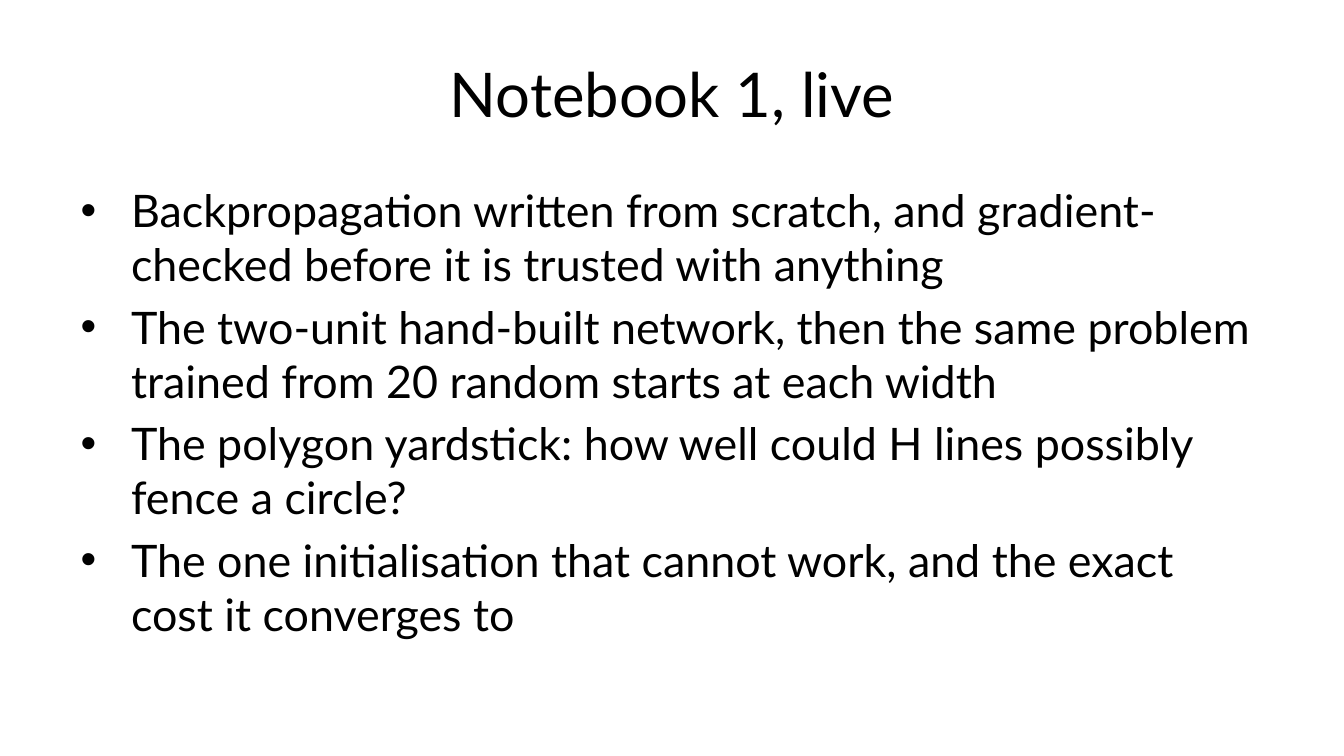
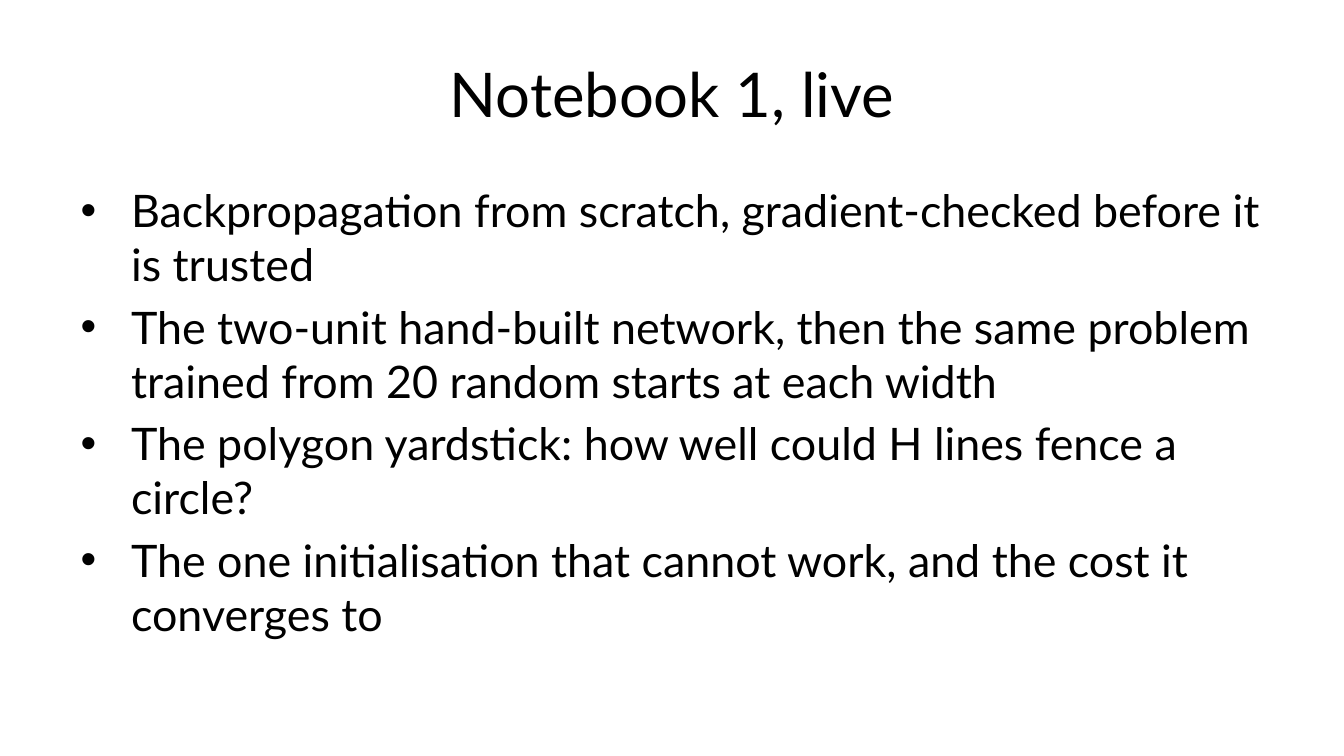
Before and after one commit to fabioantonini/technologies-for-artificial-intelligence, a slide deck: slide 40 of Lessons/09_neural_networks/Slides/neural_networks_slides.pptx. Drawn at 1344x756 pixels with LibreOffice and Linux fonts; fonts in the diff are those of the drawing; background and template pictures are left out. Boxes give left, top, right and bottom in pixels: in the first picture for what was removed or moved away, otherwise in the second. Text is boxed around its words. In the diff, an @@ line names an element or a change of style, - is before the commit and + after.

```diff
--- a/Lessons/09_neural_networks/Slides/neural_networks_slides.pptx
+++ b/Lessons/09_neural_networks/Slides/neural_networks_slides.pptx
@@ text at [131, 194, 1260, 282]: text changed @@
-• Backpropagation written from scratch, and gradient-checked before it is trusted with anything
+• Backpropagation from scratch, gradient-checked before it is trusted
@@ text at [131, 427, 1188, 640]: text changed @@
-• The polygon yardstick: how well could H lines possibly fence a circle?
-• The one initialisation that cannot work, and the exact cost it converges to
+• The polygon yardstick: how well could H lines fence a circle?
+• The one initialisation that cannot work, and the cost it converges to
```
Also in this commit, not shown: 7 other slides changed, 12 other files.
